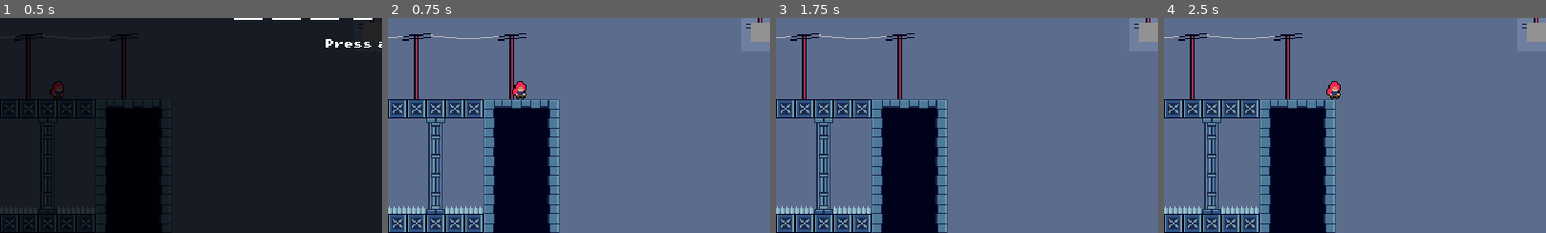
Above: before the commit, frames 1-4 (left to right).
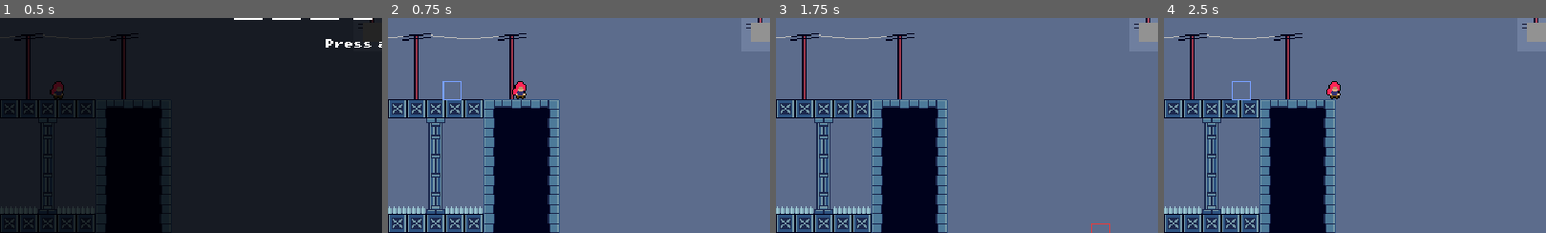
Above: after the commit, the same moments.

Repository: Pat-Rosander/TRI10NWARE
Game: Godot game, scene res://world/main.tscn
The game is run twice, just before and just after one commit, with the same random seed, the same clock (stepped at 60 frames per second) and the same inputs.
Inputs (mouse positions are % of the whole screen's width and height, from its top left):
- Up to frame 1 (0.5 s): no input
- Up to frame 2 (0.75 s): tap Enter at 0.5 s; move the mouse to (72, 45) at 0.52 s; hold Right (move_right) from 0.53 s (still down); tap X (dash) at 0.6 s; click (72, 45) at 0.67 s
- Up to frame 3 (1.75 s): tap Space (jump) at 0.77, 1.07, 1.52, 1.55 s; tap Z (switch) at 0.8, 1.35 s; move the mouse to (30, 55) at 1.27 s; release Right (move_right) at 1.28 s; hold Down (move_down) from 1.28 s (still down)
- Up to frame 4 (2.5 s): tap Space (jump) at 1.82 s; move the mouse to (60, 28) at 2.02 s; release Down (move_down) at 2.03 s; hold Right (move_right) from 2.03 s (still down); hold Space (jump) from 2.03 s (still down); tap X (dash) at 2.3 s
The pictures show only the part of the screen within x 0-50%, y 50-100%; the shares and areas given below are measured in that part.

Frame 1 is identical in both runs. In frame 2, 0.1% of the frame differs, in the area x 14-20%, y 29-39%; in frame 3, less than 0.1%; in frame 4, less than 0.1%.

Commit message:
M3 step 5: Effects and sound
Co-Authored-By: Claude Opus 5.5 <noreply@anthropic.com>

Diff:
--- /dev/null
+++ b/game/audio/sfx.gd
@@ -0,0 +1,89 @@
+# Sound feedback: plays the sound for each Trace event that has one, through a small pool of
+# AudioStreamPlayers on the SFX bus, and the countdown tick each time the HUD's shown second
+# changes. It only listens and reads, so no rule depends on it. Serves AC V-04.
+extends Node
+
+## Emitted each time a sound starts, with its slot name. Tests listen to it.
+signal sound_played(slot: StringName)
+
+const HudScript := preload("res://ui/hud.gd")
+
+## How many sounds can play at once; the oldest is cut off when all are busy (decision log, M3.5).
+const POOL_SIZE: int = 8
+const BUS: StringName = &"SFX"
+## One stream per sound slot (spec, M3 files).
+const STREAMS: Dictionary = {
+	&"jump": preload("res://audio/sfx/jump.wav"),
+	&"charged_jump": preload("res://audio/sfx/charged_jump.wav"),
+	&"dash": preload("res://audio/sfx/dash.wav"),
+	&"charged_dash": preload("res://audio/sfx/charged_dash.wav"),
+	&"switch_to_flow": preload("res://audio/sfx/switch_to_flow.wav"),
+	&"switch_to_default": preload("res://audio/sfx/switch_to_default.wav"),
+	&"switch_refused": preload("res://audio/sfx/switch_refused.wav"),
+	&"countdown_tick": preload("res://audio/sfx/countdown_tick.wav"),
+	&"death": preload("res://audio/sfx/death.wav"),
+	&"respawn": preload("res://audio/sfx/respawn.wav"),
+	&"room_complete": preload("res://audio/sfx/room_complete.wav"),
+}
+
+@export var player: Player
+
+var _pool: Array[AudioStreamPlayer] = []
+# The pool index used next: always the player that started longest ago.
+var _next: int = 0
+# True when the latest dash_refill since the last dash, respawn or room_enter had cause `charged`.
+var _charged_refill: bool = false
+# The countdown second last heard; 0 while no countdown shows.
+var _shown_second: int = 0
+
+
+func _ready() -> void:
+	for i: int in POOL_SIZE:
+		var sound: AudioStreamPlayer = AudioStreamPlayer.new()
+		sound.bus = BUS
+		add_child(sound)
+		_pool.append(sound)
+	Trace.event_logged.connect(_on_event_logged)
+
+
+## Plays the sound in [param slot] on the next pool player.
+func play(slot: StringName) -> void:
+	var sound: AudioStreamPlayer = _pool[_next]
+	_next = (_next + 1) % POOL_SIZE
+	sound.stream = STREAMS[slot]
+	sound.play()
+	sound_played.emit(slot)
+
+
+# Reads the countdown the HUD shows and ticks once for each new whole second (3, 2, 1).
+func _process(_delta: float) -> void:
+	if player == null or player.flow == null or player.flow.ledger == null:
+		return
+	var shown: int = HudScript.countdown_seconds(player.flow.ledger.countdown_ticks_left,
+			Engine.physics_ticks_per_second)
+	if shown != _shown_second and shown > 0:
+		play(&"countdown_tick")
+	_shown_second = shown
+
+
+func _on_event_logged(entry: Dictionary) -> void:
+	var data: Dictionary = entry["data"]
+	match entry["event"]:
+		"jump":
+			play(&"charged_jump" if data["kind"] == "charged" else &"jump")
+		"dash_refill":
+			_charged_refill = data["cause"] == "charged"
+		"dash_start":
+			play(&"charged_dash" if _charged_refill else &"dash")
+			_charged_refill = false
+		"switch":
+			var to_flow: bool = data["to"] == FlowLedger.state_name(FlowLedger.State.FLOW)
+			play(&"switch_to_flow" if to_flow else &"switch_to_default")
+		"switch_refused", "death", "room_complete":
+			play(StringName(entry["event"]))
+		"respawn":
+			# A respawn's fresh dash charge was not a charged refill.
+			_charged_refill = false
+			play(&"respawn")
+		"room_enter":
+			_charged_refill = false
--- /dev/null
+++ b/game/default_bus_layout.tres
@@ -0,0 +1,15 @@
+[gd_resource type="AudioBusLayout" format=3]
+
+[resource]
+bus/1/name = &"SFX"
+bus/1/solo = false
+bus/1/mute = false
+bus/1/bypass_fx = false
+bus/1/volume_db = 0.0
+bus/1/send = &"Master"
+bus/2/name = &"Music"
+bus/2/solo = false
+bus/2/mute = false
+bus/2/bypass_fx = false
+bus/2/volume_db = 0.0
+bus/2/send = &"Master"
--- /dev/null
+++ b/game/tests/unit/test_feedback.gd
@@ -0,0 +1,347 @@
+# Tests Sfx and Effects through the real main scene and Level 1: the charged_dash memory (a
+# ground refill, a dash, a respawn or a room_enter clears it); exactly one countdown tick per
+# shown second; identical traces with and without both nodes; pools that never grow across
+# deaths; and one check per other sound and effect. Serves AC V-04 (owner, M3 step 5).
+extends TestCase
+
+const MAIN_SCENE: PackedScene = preload("res://world/main.tscn")
+const WorldScript: GDScript = preload("res://world/world.gd")
+const SfxScript: GDScript = preload("res://audio/sfx.gd")
+const EffectsScript: GDScript = preload("res://world/effects.gd")
+const HudScript: GDScript = preload("res://ui/hud.gd")
+
+var _main: Node
+var _world: WorldScript
+var _player: Player
+var _sfx: SfxScript
+var _effects: EffectsScript
+var _input: ScriptedInputSource
+var _sounds: Array[StringName] = []
+var _shown: Array[StringName] = []
+var _shown_at: Array[Vector2] = []
+
+
+# --- charged_dash memory (owner priority) ---
+
+func test_a_dash_after_a_charged_refill_plays_charged_dash() -> void:
+	_setup()
+	_refill("charged")
+	_dash()
+	assert_eq(_sounds, [&"charged_dash"], "charged refill, then dash")
+
+
+func test_a_ground_refill_after_a_charged_one_resets_it() -> void:
+	_setup()
+	_refill("charged")
+	_refill("ground")
+	_dash()
+	assert_eq(_sounds, [&"dash"], "the latest refill was a ground refill")
+
+
+func test_a_ground_refill_alone_plays_dash() -> void:
+	_setup()
+	_refill("ground")
+	_dash()
+	assert_eq(_sounds, [&"dash"], "ground refill, then dash")
+
+
+func test_a_second_dash_without_a_new_refill_plays_dash() -> void:
+	_setup()
+	_refill("charged")
+	_dash()
+	_dash()
+	assert_eq(_sounds, [&"charged_dash", &"dash"], "the charged refill is used up by one dash")
+
+
+func test_a_ground_then_charged_refill_plays_charged_dash() -> void:
+	_setup()
+	_refill("ground")
+	_refill("charged")
+	_dash()
+	assert_eq(_sounds, [&"charged_dash"], "the latest refill was charged")
+
+
+func test_a_respawn_clears_a_charged_refill() -> void:
+	_setup()
+	_refill("charged")
+	Trace.record("respawn", {"room": "level_1", "entrance": "start"})
+	_dash()
+	assert_eq(_sounds, [&"respawn", &"dash"], "a respawn's fresh dash is not charged")
+
+
+func test_a_room_enter_clears_a_charged_refill() -> void:
+	_setup()
+	_refill("charged")
+	Trace.record("room_enter", {"room": "level_1", "entrance": "start"})
+	_dash()
+	assert_eq(_sounds, [&"dash"], "a new room's fresh dash is not charged")
+
+
+# --- countdown (owner priority) ---
+
+func test_a_three_second_countdown_ticks_exactly_three_times() -> void:
+	_setup()
+	assert_eq(Tuning.countdown_ticks, 3 * Tuning.TICKS_PER_SECOND, "the countdown is 3 seconds")
+	_player.flow.ledger.volts = 1
+	_input.play([{"tick": 1, "press": "switch"}, {"tick": 2, "release": "switch"}])
+	var heard_at: Array[int] = []
+	var heard_seconds: Array[int] = []
+	for t: int in Tuning.countdown_ticks + 60:
+		_run(1)
+		var before: int = _sounds.count(&"countdown_tick")
+		_sfx._process(0.0)
+		if _sounds.count(&"countdown_tick") > before:
+			heard_at.append(t)
+			heard_seconds.append(HudScript.countdown_seconds(
+					_player.flow.ledger.countdown_ticks_left, Tuning.TICKS_PER_SECOND))
+	assert_eq(_count("countdown_start"), 1, "the countdown started")
+	assert_eq(_count("death"), 1, "and killed the player")
+	assert_eq(_sounds.count(&"countdown_tick"), 3, "exactly three ticks")
+	assert_eq(heard_seconds, [3, 2, 1], "one for each shown second, none at 0")
+	assert_eq(heard_at[0], 0, "the first on the tick the countdown starts")
+	assert_eq(heard_at[2] - heard_at[1], Tuning.TICKS_PER_SECOND, "one second apart")
+	assert_eq(heard_at[1] - heard_at[0], Tuning.TICKS_PER_SECOND - 1,
+			"the start tick already counts down once (ledger: expires on t + 179)")
+
+
+func test_no_countdown_tick_without_a_countdown() -> void:
+	_setup()
+	for i: int in 30:
+		_run(1)
+		_sfx._process(0.0)
+	assert_eq(_sounds.count(&"countdown_tick"), 0, "no countdown, no tick")
+
+
+# --- determinism (owner priority) ---
+
+func test_sound_and_effects_never_change_the_trace() -> void:
+	var with_them: Array[Dictionary] = _scripted_run(true)
+	var without_them: Array[Dictionary] = _scripted_run(false)
+	assert_true(with_them.size() > 0, "the run logged events")
+	assert_eq(with_them, without_them, "identical traces with and without Sfx and Effects")
+
+
+# --- pools (owner priority) ---
+
+func test_pools_do_not_grow_across_repeated_deaths() -> void:
+	_setup()
+	for i: int in 6:
+		_die_and_respawn()
+	assert_eq(_count("death"), 6, "six deaths")
+	assert_eq(_sounds.count(&"death"), 6, "a death sound each time")
+	assert_eq(_shown.count(&"respawn"), 6, "a respawn effect each time")
+	assert_eq(_sfx.get_child_count(), SfxScript.POOL_SIZE, "the sound pool kept its size")
+	assert_eq(_effects.get_child_count(), EffectsScript.POOL_SIZE, "the effect pool kept its size")
+
+
+func test_a_full_pool_reuses_its_oldest_player() -> void:
+	_setup()
+	for i: int in SfxScript.POOL_SIZE:
+		_sfx.play(&"jump")
+	_sfx.play(&"death")
+	assert_eq(_sfx.get_child_count(), SfxScript.POOL_SIZE, "no player was added")
+	assert_eq((_sfx.get_child(0) as AudioStreamPlayer).stream, SfxScript.STREAMS[&"death"],
+			"the oldest player took the new sound")
+	for i: int in EffectsScript.POOL_SIZE:
+		_effects.play(&"land", Vector2.ZERO)
+	_effects.play(&"goal", Vector2(5, 5))
+	assert_eq(_effects.get_child_count(), EffectsScript.POOL_SIZE, "no sprite was added")
+	var first: AnimatedSprite2D = _effects.get_child(0) as AnimatedSprite2D
+	assert_eq(first.animation, &"goal", "the oldest sprite took the new effect")
+	assert_eq(first.position, Vector2(5, 5), "at the new position")
+
+
+# --- the other sounds, one check each ---
+
+func test_ground_jump_sound() -> void:
+	_setup()
+	_jump("ground")
+	assert_eq(_sounds, [&"jump"], "ground jump")
+
+
+func test_coyote_jump_sound() -> void:
+	_setup()
+	_jump("coyote")
+	assert_eq(_sounds, [&"jump"], "coyote jump")
+
+
+func test_wall_jump_sound() -> void:
+	_setup()
+	_jump("wall")
+	assert_eq(_sounds, [&"jump"], "wall jump")
+
+
+func test_charged_jump_sound() -> void:
+	_setup()
+	_jump("charged")
+	assert_eq(_sounds, [&"charged_jump"], "charged jump")
+
+
+func test_switch_sounds() -> void:
+	_setup()
+	_input.play([{"tick": 1, "press": "switch"}, {"tick": 2, "release": "switch"},
+			{"tick": 3, "press": "switch"}, {"tick": 4, "release": "switch"}])
+	_run(4)
+	assert_eq(_sounds, [&"switch_to_flow", &"switch_to_default"], "into flow, then back")
+
+
+func test_refused_switch_sound() -> void:
+	_setup()
+	_player.flow.ledger.volts = 0
+	_input.play([{"tick": 1, "press": "switch"}, {"tick": 2, "release": "switch"}])
+	_run(1)
+	assert_eq(_sounds, [&"switch_refused"], "refused at zero volts")
+
+
+func test_death_and_respawn_sounds() -> void:
+	_setup()
+	_die_and_respawn()
+	assert_eq(_sounds, [&"death", &"respawn"], "death, then respawn")
+
+
+func test_room_complete_sound() -> void:
+	_setup()
+	Trace.record("room_complete", {"room": "level_1"})
+	assert_eq(_sounds, [&"room_complete"], "completion")
+
+
+func test_sounds_play_on_the_sfx_bus() -> void:
+	_setup()
+	assert_true(AudioServer.get_bus_index(&"SFX") >= 0, "the SFX bus exists")
+	assert_true(AudioServer.get_bus_index(&"Music") >= 0, "the Music bus exists")
+	for child: Node in _sfx.get_children():
+		assert_eq((child as AudioStreamPlayer).bus, &"SFX", "%s is on SFX" % child.name)
+
+
+# --- the effects, one check each ---
+
+func test_fall_death_effect_is_clamped_into_the_view() -> void:
+	_setup()
+	_run(1)
+	var mover: PixelMover = _player.mover
+	mover.position = Vector2i(mover.position.x, mover.grid.bounds.end.y + 500)
+	# The camera follows in step 11, after the death in step 10: the death sees this view.
+	var view: Rect2 = _effects.view_rect()
+	_run(1)
+	assert_eq(_count("death"), 1, "the fall killed the player")
+	var at: Vector2 = _shown_at[_shown.find(&"death")]
+	assert_eq(at.y, view.end.y, "the effect sits on the view's bottom edge")
+	assert_true(at.x >= view.position.x and at.x <= view.end.x, "inside the view horizontally")
+
+
+func test_death_and_respawn_effects() -> void:
+	_setup()
+	_die_and_respawn()
+	assert_eq(_shown, [&"death", &"respawn"], "death, then respawn")
+
+
+func test_charged_jump_effect_and_none_for_other_jumps() -> void:
+	_setup()
+	_jump("ground")
+	_jump("charged")
+	assert_eq(_shown, [&"charged_jump"], "only the charged jump has an effect")
+
+
+func test_dash_effect() -> void:
+	_setup()
+	_dash()
+	assert_eq(_shown, [&"dash"], "dash")
+
+
+func test_land_effect() -> void:
+	_setup()
+	Trace.record("land", {"vx": 0.0, "vy_before": 200.0})
+	assert_eq(_shown, [&"land"], "land")
+
+
+func test_goal_effect_on_the_player() -> void:
+	_setup()
+	Trace.record("room_complete", {"room": "level_1"})
+	assert_eq(_shown, [&"goal"], "goal")
+	var body: Rect2i = _player.mover.body_rect(_player.mover.position)
+	assert_eq(_shown_at[0], Vector2(body.position) + Vector2(body.size) / 2.0,
+			"centered on the player's body")
+
+
+# A main scene in Playing, its World reading a ScriptedInputSource. Without
+# [param with_feedback], Sfx and World/Effects are removed before the scene enters the tree.
+func _setup(with_feedback: bool = true) -> void:
+	Trace.begin_session(true)
+	_sounds.clear()
+	_shown.clear()
+	_shown_at.clear()
+	_main = MAIN_SCENE.instantiate()
+	if not with_feedback:
+		for path: String in ["Sfx", "World/Effects"]:
+			var node: Node = _main.get_node(path)
+			node.get_parent().remove_child(node)
+			node.free()
+	add_node(_main)
+	_world = _main.get_node("World") as WorldScript
+	_player = _main.get_node("World/Player") as Player
+	_sfx = _main.get_node_or_null("Sfx") as SfxScript
+	_effects = _main.get_node_or_null("World/Effects") as EffectsScript
+	if with_feedback:
+		_sfx.sound_played.connect(func(slot: StringName) -> void: _sounds.append(slot))
+		_effects.effect_played.connect(func(effect: StringName, at: Vector2) -> void:
+			_shown.append(effect)
+			_shown_at.append(at))
+	_input = add_node(ScriptedInputSource.new()) as ScriptedInputSource
+	_world.set_input_source(_input)
+	_world.start()
+
+
+# Switches, runs, jumps, dashes, dies by countdown and respawns, and returns every event,
+# without the session header.
+func _scripted_run(with_feedback: bool) -> Array[Dictionary]:
+	_setup(with_feedback)
+	_input.play([{"tick": 1, "press": "switch"}, {"tick": 3, "release": "switch"},
+			{"tick": 2, "press": "move_right"}, {"tick": 20, "press": "jump"},
+			{"tick": 24, "release": "jump"}, {"tick": 26, "press": "dash"},
+			{"tick": 27, "release": "dash"}, {"tick": 50, "press": "switch"},
+			{"tick": 51, "release": "switch"}])
+	for i: int in 90:
+		_run(1)
+		if _sfx != null:
+			_sfx._process(0.0)
+	_player.flow.countdown_expired = true
+	_run(60)
+	var events: Array[Dictionary] = Trace.get_events()
+	_main.free()
+	_input.free()
+	return events
+
+
+# A countdown death, run until control returns.
+func _die_and_respawn() -> void:
+	_player.flow.countdown_expired = true
+	_run(1)
+	for i: int in 120:
+		if _world.play_state == WorldScript.PlayState.PLAYING:
+			break
+		_run(1)
+
+
+func _refill(cause: String) -> void:
+	Trace.record("dash_refill", {"cause": cause})
+
+
+func _dash() -> void:
+	Trace.record("dash_start", {"dir_x": 1, "dir_y": 0, "vx": 240.0, "vy": 0.0})
+
+
+func _jump(kind: String) -> void:
+	Trace.record("jump", {"kind": kind, "vx": 0.0, "vy": -200.0, "object": ""})
+
+
+func _run(ticks: int) -> void:
+	for i: int in ticks:
+		_world._physics_process(1.0 / Tuning.TICKS_PER_SECOND)
+
+
+func _count(name: String) -> int:
+	var found: int = 0
+	for entry: Dictionary in Trace.get_events():
+		if entry["event"] == name:
+			found += 1
+	return found
--- /dev/null
+++ b/game/world/effects.gd
@@ -0,0 +1,79 @@
+# One-shot visual effects: plays the effect for each Trace event that has one, centered on the
+# player's body, through a small pool of AnimatedSprite2Ds. It only listens and reads, so no
+# rule depends on it and no rule waits for an effect. Serves AC V-04.
+extends Node2D
+
+## Emitted each time an effect starts, with its animation and world position. Tests listen to it.
+signal effect_played(effect: StringName, at: Vector2)
+
+## How many effects can show at once; the oldest is reused when all are busy (decision log, M3.5).
+const POOL_SIZE: int = 8
+const FRAMES: SpriteFrames = preload("res://world/effects_frames.tres")
+
+var _pool: Array[AnimatedSprite2D] = []
+# The pool index used next: always the effect that started longest ago.
+var _next: int = 0
+
+@onready var _player: Player = get_node("../Player")
+@onready var _camera: Camera2D = get_node("../Camera")
+
+
+func _ready() -> void:
+	for i: int in POOL_SIZE:
+		var sprite: AnimatedSprite2D = AnimatedSprite2D.new()
+		sprite.sprite_frames = FRAMES
+		sprite.visible = false
+		# Hiding a finished effect is visual only; nothing waits for it.
+		sprite.animation_finished.connect(sprite.hide)
+		add_child(sprite)
+		_pool.append(sprite)
+	Trace.event_logged.connect(_on_event_logged)
+
+
+## Plays [param effect] centered on [param at], in world pixels, on the next pool sprite.
+func play(effect: StringName, at: Vector2) -> void:
+	var sprite: AnimatedSprite2D = _pool[_next]
+	_next = (_next + 1) % POOL_SIZE
+	sprite.position = at
+	# Physics interpolation would otherwise slide a reused sprite from its last spot.
+	sprite.reset_physics_interpolation()
+	sprite.visible = true
+	sprite.play(effect)
+	sprite.frame = 0
+	effect_played.emit(effect, at)
+
+
+## The rectangle the camera shows, in world pixels.
+func view_rect() -> Rect2:
+	var size: Vector2 = get_viewport_rect().size
+	return Rect2(_camera.position - size / 2.0, size)
+
+
+func _on_event_logged(entry: Dictionary) -> void:
+	var data: Dictionary = entry["data"]
+	match entry["event"]:
+		"death":
+			var at: Vector2 = _body_center()
+			if data["cause"] == "fell":
+				# The player has left the screen; show the effect where they left it.
+				var view: Rect2 = view_rect()
+				at = at.clamp(view.position, view.end)
+			play(&"death", at)
+		"respawn":
+			play(&"respawn", _body_center())
+		"jump":
+			if data["kind"] == "charged":
+				play(&"charged_jump", _body_center())
+		"dash_start":
+			play(&"dash", _body_center())
+		"land":
+			play(&"land", _body_center())
+		"room_complete":
+			play(&"goal", _body_center())
+
+
+# The center of the player's collision body at the rule position (the event's tick, before the
+# visual position is published).
+func _body_center() -> Vector2:
+	var body: Rect2i = _player.mover.body_rect(_player.mover.position)
+	return Vector2(body.position) + Vector2(body.size) / 2.0
--- /dev/null
+++ b/game/world/effects_frames.tres
@@ -0,0 +1,78 @@
+[gd_resource type="SpriteFrames" load_steps=8 format=3]
+
+[ext_resource type="Texture2D" path="res://art/effects/effects.png" id="1_effects"]
+
+[sub_resource type="AtlasTexture" id="AtlasTexture_death"]
+atlas = ExtResource("1_effects")
+region = Rect2(0, 0, 16, 16)
+
+[sub_resource type="AtlasTexture" id="AtlasTexture_respawn"]
+atlas = ExtResource("1_effects")
+region = Rect2(16, 0, 16, 16)
+
+[sub_resource type="AtlasTexture" id="AtlasTexture_charged_jump"]
+atlas = ExtResource("1_effects")
+region = Rect2(32, 0, 16, 16)
+
+[sub_resource type="AtlasTexture" id="AtlasTexture_dash"]
+atlas = ExtResource("1_effects")
+region = Rect2(48, 0, 16, 16)
+
+[sub_resource type="AtlasTexture" id="AtlasTexture_land"]
+atlas = ExtResource("1_effects")
+region = Rect2(64, 0, 16, 16)
+
+[sub_resource type="AtlasTexture" id="AtlasTexture_goal"]
+atlas = ExtResource("1_effects")
+region = Rect2(80, 0, 16, 16)
+
+[resource]
+animations = [{
+"frames": [{
+"duration": 1.0,
+"texture": SubResource("AtlasTexture_death")
+}],
+"loop": false,
+"name": &"death",
+"speed": 5.0
+}, {
+"frames": [{
+"duration": 1.0,
+"texture": SubResource("AtlasTexture_respawn")
+}],
+"loop": false,
+"name": &"respawn",
+"speed": 5.0
+}, {
+"frames": [{
+"duration": 1.0,
+"texture": SubResource("AtlasTexture_charged_jump")
+}],
+"loop": false,
+"name": &"charged_jump",
+"speed": 5.0
+}, {
+"frames": [{
+"duration": 1.0,
+"texture": SubResource("AtlasTexture_dash")
+}],
+"loop": false,
+"name": &"dash",
+"speed": 5.0
+}, {
+"frames": [{
+"duration": 1.0,
+"texture": SubResource("AtlasTexture_land")
+}],
+"loop": false,
+"name": &"land",
+"speed": 5.0
+}, {
+"frames": [{
+"duration": 1.0,
+"texture": SubResource("AtlasTexture_goal")
+}],
+"loop": false,
+"name": &"goal",
+"speed": 5.0
+}]
--- a/game/world/main.tscn
+++ b/game/world/main.tscn
@@ -10,6 +10,8 @@
 [ext_resource type="PackedScene" path="res://ui/pause_menu.tscn" id="8_pause"]
 [ext_resource type="PackedScene" path="res://ui/completion_overlay.tscn" id="9_complete"]
 [ext_resource type="Script" path="res://world/flow_presentation.gd" id="10_flow"]
+[ext_resource type="Script" path="res://world/effects.gd" id="11_effects"]
+[ext_resource type="Script" path="res://audio/sfx.gd" id="12_sfx"]
 
 [node name="Main" type="Node"]
 process_mode = 3
@@ -31,7 +33,14 @@
 [node name="FlowPresentation" type="Node" parent="World"]
 script = ExtResource("10_flow")
 
+[node name="Effects" type="Node2D" parent="World"]
+script = ExtResource("11_effects")
+
 [node name="HUD" parent="." node_paths=PackedStringArray("player") instance=ExtResource("6_hud")]
+player = NodePath("../World/Player")
+
+[node name="Sfx" type="Node" parent="." node_paths=PackedStringArray("player")]
+script = ExtResource("12_sfx")
 player = NodePath("../World/Player")
 
 [node name="TitleOverlay" parent="." instance=ExtResource("7_title")]
Binary file added: game/art/effects/effects.png
Not shown, added: game/art/effects/effects.png.import
Not shown, added: game/audio/sfx.gd.uid
Not shown, added: game/audio/sfx/countdown_tick.wav.import
Not shown, added: game/audio/sfx/room_complete.wav.import
Not shown, added: game/audio/sfx/switch_refused.wav.import
Not shown, added: game/tests/unit/test_feedback.gd.uid
Not shown, added: game/world/effects.gd.uid
Not shown: 1 places in game/world/main.tscn that only renumber resources
Not shown, changed: CREDITS.md
Not shown, changed: docs/TRI10NWARE.md
Not shown, changed: docs/build_journal.md
(and 4 more such lines)
